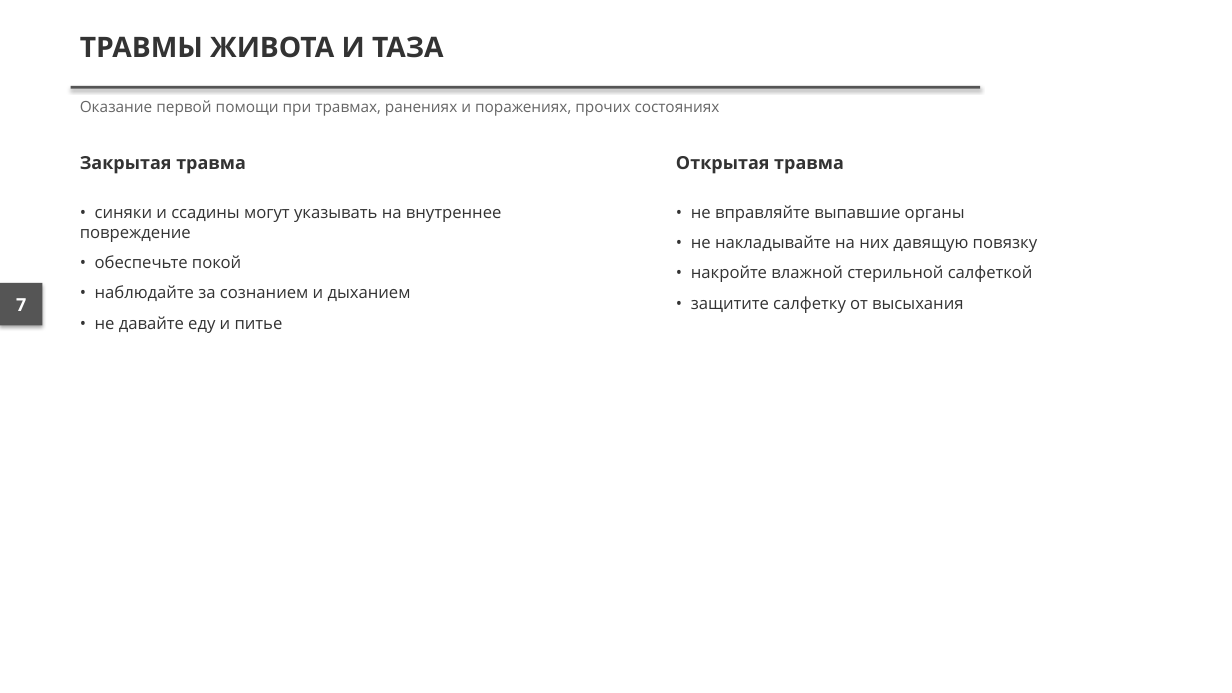
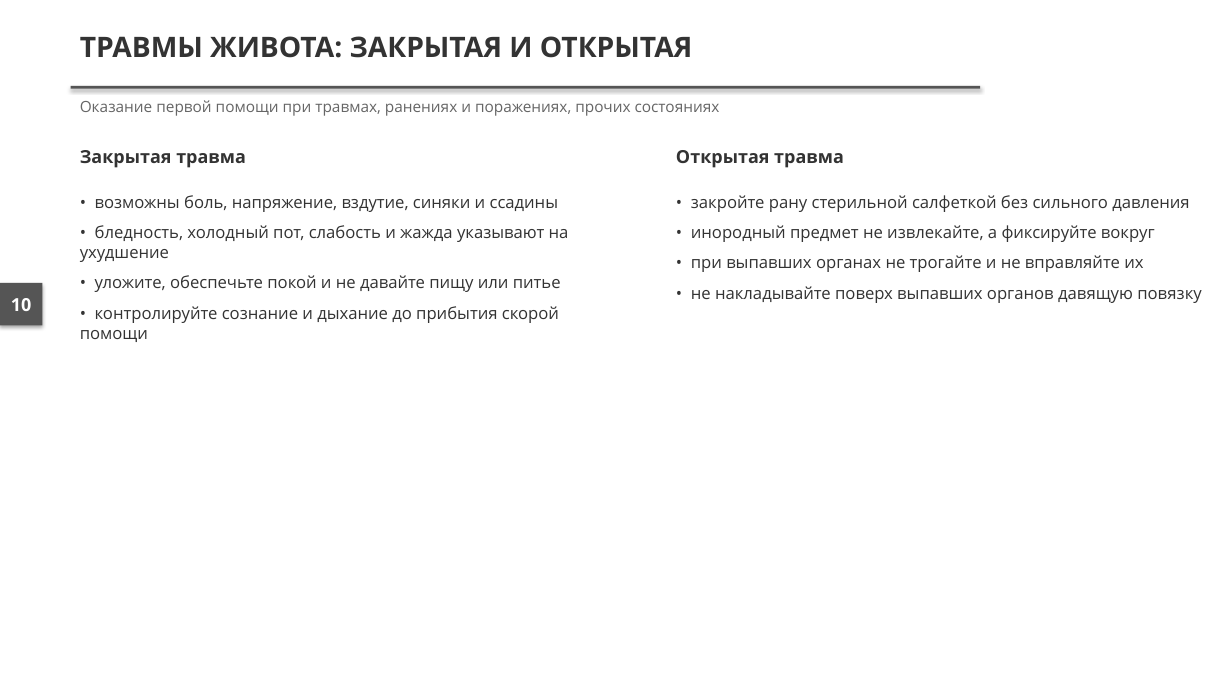
Before and after one commit to lysakalenushka-hash/-, a slide deck: slide 10 of presentations/out/Травмы различных областей тела.pptx (slide 7 before the commit). Drawn at 1232x693 pixels with LibreOffice and Linux fonts; fonts in the diff are those of the drawing. Boxes give left, top, right and bottom in pixels: in the first picture for what was removed or moved away, otherwise in the second. Text is boxed around its words. In the diff, an @@ line names an element or a change of style, - is before the commit and + after.

```diff
--- a/presentations/out/Травмы различных областей тела.pptx
+++ b/presentations/out/Травмы различных областей тела.pptx
@@ text at <box>80,36,693,58</box>: text changed @@
-ТРАВМЫ ЖИВОТА И ТАЗА
+ТРАВМЫ ЖИВОТА: ЗАКРЫТАЯ И ОТКРЫТАЯ
@@ text "Закрытая травма": place and size @@
-text "Закрытая травма" at <box>80,156,246,174</box>
+text "Закрытая травма" at <box>80,150,246,168</box>
@@ text "Открытая травма": place and size @@
-text "Открытая травма" at <box>676,156,844,174</box>
+text "Открытая травма" at <box>676,150,844,168</box>
@@ text at <box>80,195,569,342</box>: text changed @@
-• синяки и ссадины могут указывать на внутреннее повреждение
-• обеспечьте покой
-• наблюдайте за сознанием и дыханием
-• не давайте еду и питье
+• возможны боль, напряжение, вздутие, синяки и ссадины
+• бледность, холодный пот, слабость и жажда указывают на ухудшение
+• уложите, обеспечьте покой и не давайте пищу или питье
+• контролируйте сознание и дыхание до прибытия скорой помощи
@@ text at <box>691,195,1201,303</box>: text changed @@
-• не вправляйте выпавшие органы
-• не накладывайте на них давящую повязку
-• накройте влажной стерильной салфеткой
-• защитите салфетку от высыхания
+• закройте рану стерильной салфеткой без сильного давления
+• инородный предмет не извлекайте, а фиксируйте вокруг
+• при выпавших органах не трогайте и не вправляйте их
+• не накладывайте поверх выпавших органов давящую повязку
@@ text at <box>11,298,31,311</box>: text changed @@
-7
+10
```
Also in this commit, not shown: 4 other slides changed, 12 slides added, 4 slides removed, 50 other files.
